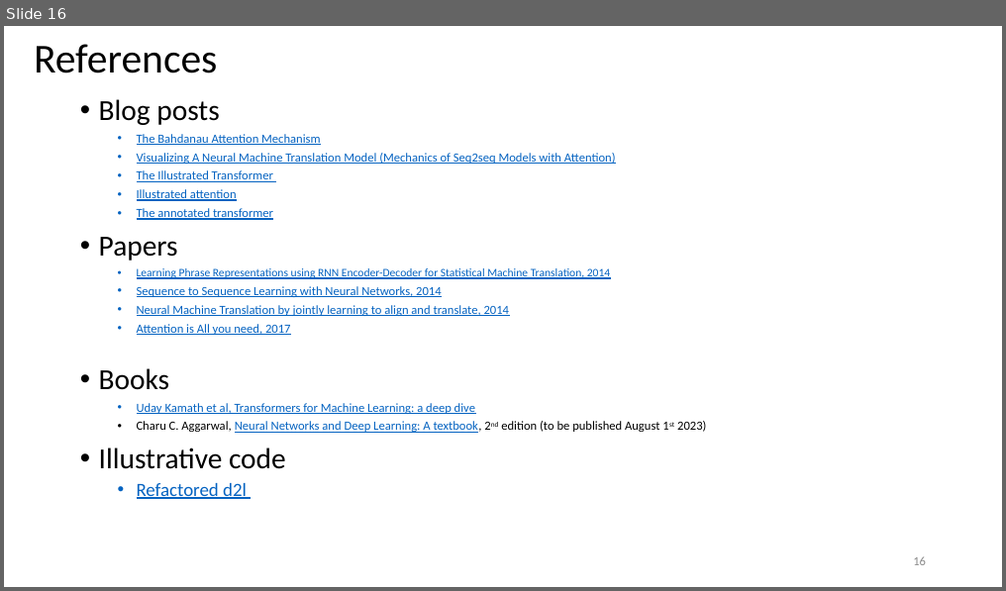
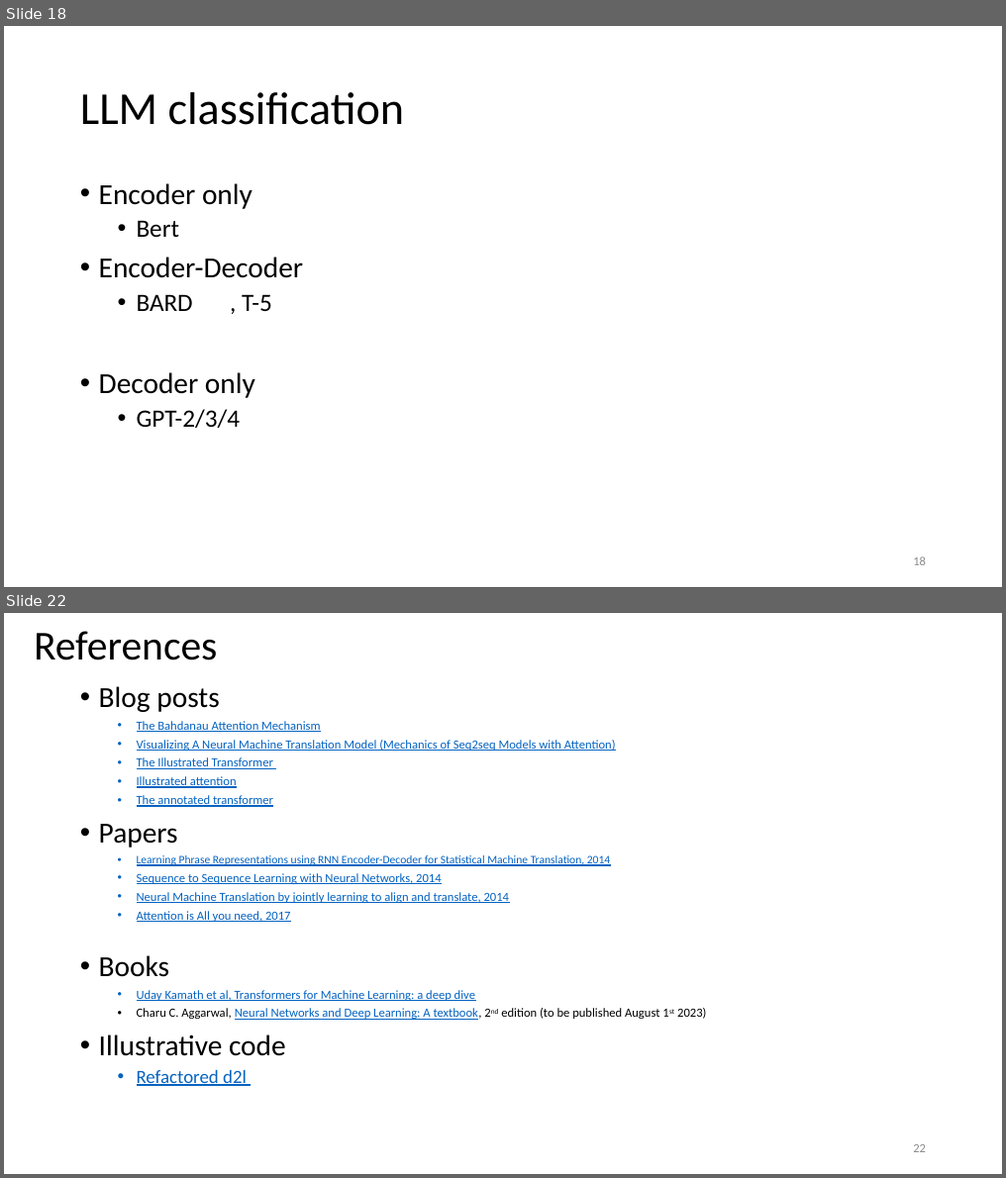
Before and after one commit to omroot/d2l_pytorch, a slide deck: mylearnings/mylecturenotes/AttentionAndTransformers.pptx. Shown one above the other, each under a label of ours: slide 16 before the commit, slides 18 and 22 after it; the slides between them are not shown. The pictures are 1006x591 and 1006x1178 pixels, drawn with LibreOffice and Linux fonts; fonts in the diff are those of the drawing. Boxes give left, top, right and bottom in pixels: in the first picture for what was removed or moved away, otherwise in the second. Text is boxed around its words. In the diff, an @@ line names an element or a change of style, - is before the commit and + after.

```diff
--- a/mylearnings/mylecturenotes/AttentionAndTransformers.pptx
+++ b/mylearnings/mylecturenotes/AttentionAndTransformers.pptx
@@ slide 18 added at (4,26,1002,587), background #FFFFFF @@
@@ title added at (80,92,405,125), 44 pt, text #000000 @@
+LLM classification
@@ text added at (99,183,303,428), 28 pt, text #000000 @@
+• Encoder only
+  • Bert
+• Encoder-Decoder
+  • BARD , T-5
+• Decoder only
+  • GPT-2/3/4
@@ page number added at (913,557,926,566), 12 pt, text #8C8C8C @@
+18
@@ what was slide 16 is now slide 22 @@
@@ page number at (913,1145,926,1153): text changed @@
-16
+22
```
Also in this commit, not shown: 5 other slides added.
